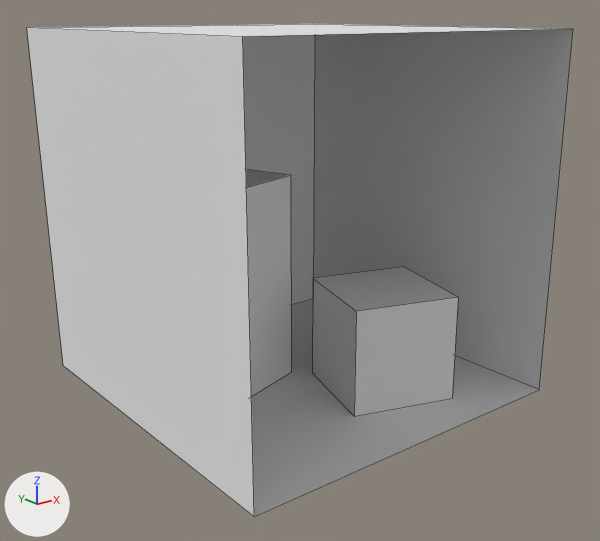
One commit to the OBJ model resources/scenes/CornellBox-Original-Merged.obj: the scene before it, then after it.
One viewpoint serves both versions: a 50 mm camera at (-2.79, -3.54, 2.08) aimed at (-0.03, -0.08, 0.7). Every picture has the same lights, and +X, +Y and +Z are marked at lower left. Mesh edges are drawn as thin lines. Where no turn or scale is listed for an object, it has been applied to the vertices. Vertices at the same position are counted once.

Script lines for the objects in view, before the commit:
```python
me_cornellbox_original = bpy.data.meshes.new('CornellBox-Original')
me_cornellbox_original.from_pydata(...)  # 28 vertices, 16 faces; spans x -1.02..1.0, y -0.99..1.04, z 0.0..1.99
me_cornellbox_original.materials.append(mat_material_001)  # white #e7e7e7
ob_cornellbox_original = bpy.data.objects.new('CornellBox-Original', me_cornellbox_original)
ob_cornellbox_original.location = (0.0, 0.0, 0.0)
```
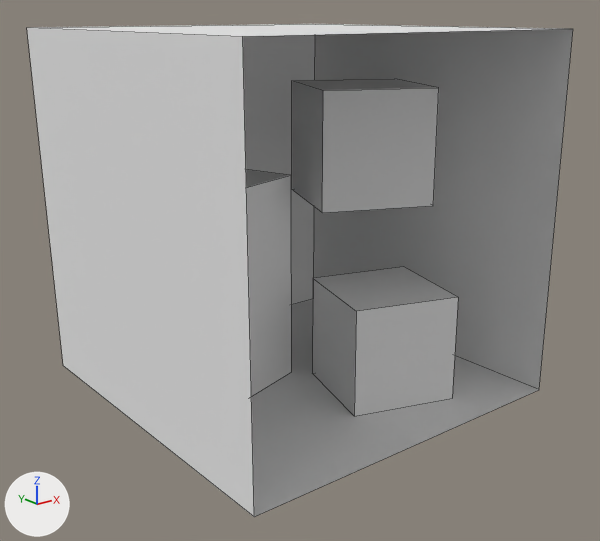
Boxes [x1, y1, x2, y2] around the edits, measured in the pictures (600 x 541 px):
part 1 of me_cornellbox_original, added: after [292, 79, 439, 213]

Patch to the scene script:
```diff
--- a/resources/scenes/CornellBox-Original-Merged.obj.py
+++ b/resources/scenes/CornellBox-Original-Merged.obj.py
@@ mat_material_003 @@
+mat_material_003 = principled_material('Material.003')
+mat_material_003.base_color = (0.8, 0.8, 0.8)  # white #e7e7e7
@@ me_cornellbox_original @@
 me_cornellbox_original.from_pydata(...)  # 28 vertices, 16 faces; spans x -1.02..1.0, y -0.99..1.04, z 0.0..1.99
 # used by ob_cornellbox_original; location = (0.0, 0.0, 0.0)
 # verts and faces of me_cornellbox_original; kept vertices keep their numbers, new ones are numbered from 28
+# me_cornellbox_original part 1
+verts[28] = (0.05, -0.17, 1.03)  # pixel (322, 212)
+verts[29] = (0.05, -0.17, 1.68)  # pixel (323, 90)
+verts[30] = (0.31, 0.43, 1.03)  # pixel (291, 189)
+verts[31] = (0.31, 0.43, 1.68)  # pixel (291, 80)
+for new, old in zip([*range(32, 36)], [*range(28, 32)]): verts[new] = verts[old] + (0.6, -0.26, 0.0)
+faces += [(28, 29, 31, 30), (30, 31, 35, 34), (32, 34, 35, 33), (28, 32, 33, 29), (28, 30, 34, 32), (29, 33, 35, 31)]  # mat_material_003 (white #e7e7e7)
 me_cornellbox_original.materials.append(mat_material_001)
+me_cornellbox_original.materials.append(mat_material_003)  # white #e7e7e7
```
